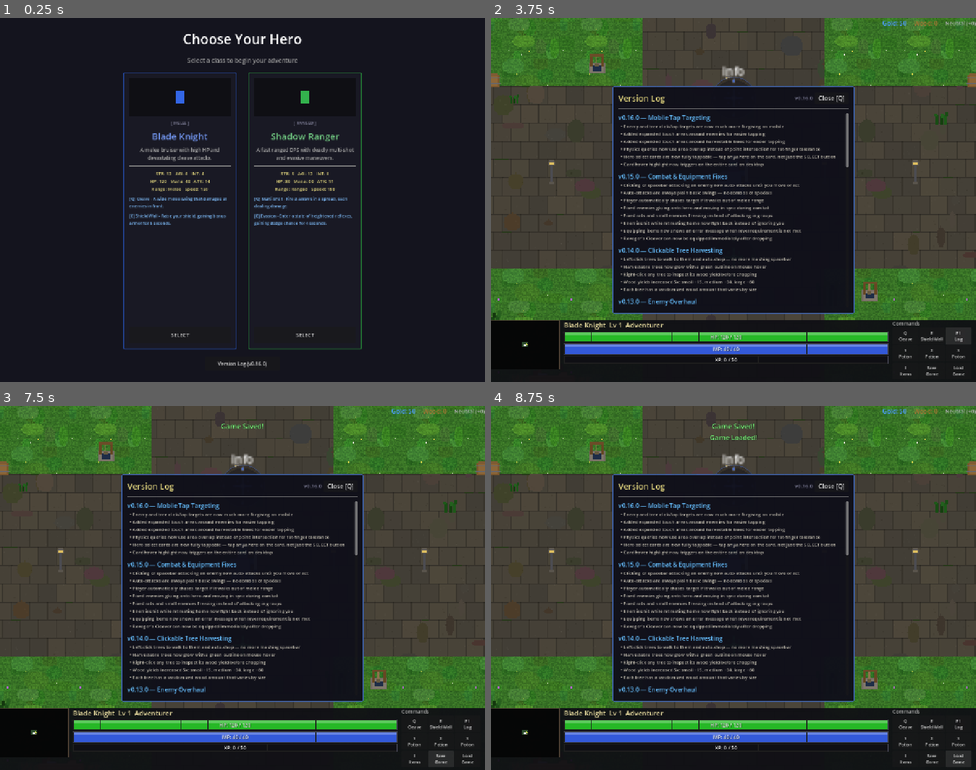
Above: before the commit, frames 1-4 (two rows, left to right).
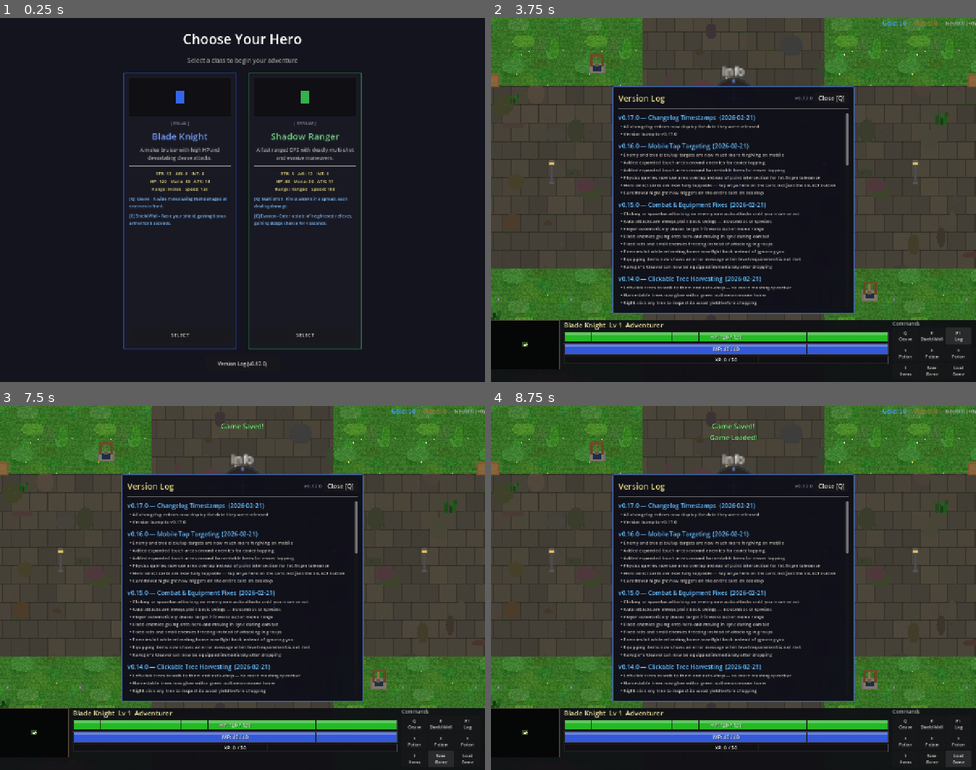
Above: after the commit, the same moments.

Repository: slxny/legends-open-rpg
Game: Godot game, scene res://scenes/main.tscn
Same seed, same stepped clock (60 frames per second), same inputs: the game is played once before the commit and once after it.
Inputs:
- Up to frame 1 (0.25 s): no input
- Up to frame 2 (3.75 s): click "Version Log (v0.16.0)" (after the commit: "Version Log (v0.17.0)") at 0.5 s; click "SELECT" at 1.25 s; click "Q Cleave" at 2 s; click "E Shield Wall" at 2.75 s; click "F1 Log" at 3.5 s
- Up to frame 3 (7.5 s): click "1 Potion" at 4.25 s; click "2 Potion" at 5 s; click "3 Potion" at 5.75 s; click "I Items" at 6.5 s; click "Save Game" at 7.25 s
- Up to frame 4 (8.75 s): click "Load Game" at 8 s

The runs differ from the first frame. In frame 1, less than 0.1% of the frame differs, in the area x 53-54%, y 94-96%; in frame 2, 6.6%, in the area x 26-74%, y 21-80%; in frame 3, 6.6%; in frame 4, 6.6%.

Commit message:
Bump version to v0.17.0 and add timestamps to all changelog entries
Each changelog entry now includes a date field displayed in the version
header, so players can see when each release was made.

https://claude.ai/code/session_01LCtUrjV1tHn8Veu3YoYXZ4

Diff:
--- a/scenes/hero_select/hero_select.gd
+++ b/scenes/hero_select/hero_select.gd
@@ -331,7 +331,7 @@
 	bottom_bar.alignment = BoxContainer.ALIGNMENT_CENTER
 
 	var version_btn = Button.new()
-	version_btn.text = "Version Log (v0.16.0)"
+	version_btn.text = "Version Log (v0.17.0)"
 	var ver_btn_w = 160 if _is_mobile else 200
 	var ver_btn_h = 32 if _is_mobile else 36
 	var ver_font_size = 11 if _is_mobile else 13
--- a/scenes/ui/changelog_dialog.gd
+++ b/scenes/ui/changelog_dialog.gd
@@ -8,12 +8,22 @@
 
 var _is_visible: bool = false
 
-const GAME_VERSION := "v0.16.0"
+const GAME_VERSION := "v0.17.0"
 
 const CHANGELOG: Array[Dictionary] = [
+	{
+		"version": "v0.17.0",
+		"title": "Changelog Timestamps",
+		"date": "2026-02-21",
+		"entries": [
+			"All changelog entries now display the date they were released",
+			"Version bump to v0.17.0",
+		]
+	},
 	{
 		"version": "v0.16.0",
 		"title": "Mobile Tap Targeting",
+		"date": "2026-02-21",
 		"entries": [
 			"Enemy and tree click/tap targets are now much more forgiving on mobile",
 			"Added expanded touch areas around enemies for easier tapping",
@@ -26,6 +36,7 @@
 	{
 		"version": "v0.15.0",
 		"title": "Combat & Equipment Fixes",
+		"date": "2026-02-21",
 		"entries": [
 			"Clicking or spacebar-attacking an enemy now auto-attacks until you move or act",
 			"Auto-attacks are always plain basic swings — no combos or specials",
@@ -40,6 +51,7 @@
 	{
 		"version": "v0.14.0",
 		"title": "Clickable Tree Harvesting",
+		"date": "2026-02-21",
 		"entries": [
 			"Left-click trees to walk to them and auto-chop — no more mashing spacebar",
 			"Harvestable trees now glow with a green outline on mouse hover",
@@ -51,6 +63,7 @@
 	{
 		"version": "v0.13.0",
 		"title": "Enemy Overhaul",
+		"date": "2026-02-21",
 		"entries": [
 			"Rats now aggressively pursue players with increased aggro range",
 			"Rats randomly alert to player presence even outside direct detection",
@@ -61,6 +74,7 @@
 	{
 		"version": "v0.12.0",
 		"title": "Music & Crafting",
+		"date": "2026-02-21",
 		"entries": [
 			"Town music now rotates between 5 completely different tracks every minute",
 			"Expanded town theme to 3:12 with 8 distinct sections",
@@ -71,6 +85,7 @@
 	{
 		"version": "v0.11.0",
 		"title": "Buildings & Resources",
+		"date": "2026-02-20",
 		"entries": [
 			"Added tree chopping system with wood resource collection",
 			"Added tavern building with wench visit mechanic (buff/debuff system)",
@@ -82,6 +97,7 @@
 	{
 		"version": "v0.10.0",
 		"title": "Performance & World",
+		"date": "2026-02-20",
 		"entries": [
 			"Massive performance overhaul across entire codebase",
 			"Fixed remaining performance hotspots across UI and gameplay systems",
@@ -93,6 +109,7 @@
 	{
 		"version": "v0.9.0",
 		"title": "Audio System",
+		"date": "2026-02-20",
 		"entries": [
 			"Added procedural audio system with SFX and ambient soundtrack",
 			"Overhauled attack SFX — replaced hollow sine waves with richer sounds",
@@ -103,6 +120,7 @@
 	{
 		"version": "v0.8.0",
 		"title": "Items & Combat",
+		"date": "2026-02-20",
 		"entries": [
 			"Simplified dash strike: diagonal keys + space",
 			"Massively expanded items, affixes, enemy types, and map population",
@@ -112,6 +130,7 @@
 	{
 		"version": "v0.7.0",
 		"title": "Smoothness & Polish",
+		"date": "2026-02-20",
 		"entries": [
 			"Added large rat swarms near town as starter mobs (15-20 per group)",
 			"Fixed hero jitter when idle and during charge attacks",
@@ -123,6 +142,7 @@
 	{
 		"version": "v0.6.0",
 		"title": "Combat Expansion",
+		"date": "2026-02-20",
 		"entries": [
 			"Added unit effects, right-click attack, and improved minion AI",
 			"Added special attack system: double-tap, triple-tap, charge, dash strike",
@@ -133,6 +153,7 @@
 	{
 		"version": "v0.5.0",
 		"title": "Movement & Animation",
+		"date": "2026-02-20",
 		"entries": [
 			"Smooth player movement with acceleration, walk bob, and lean",
 			"Added proper walk cycle animation replacing programmatic bob",
@@ -143,6 +164,7 @@
 	{
 		"version": "v0.4.0",
 		"title": "Controls",
+		"date": "2026-02-20",
 		"entries": [
 			"Arrow key direction now used for abilities (Q/E), not just mouse",
 			"Hold Space to auto-attack at normal cooldown rate",
@@ -153,6 +175,7 @@
 	{
 		"version": "v0.3.0",
 		"title": "World Expansion",
+		"date": "2026-02-20",
 		"entries": [
 			"Enlarged map to 12000x9000",
 			"Added enemy patrol behavior",
@@ -161,6 +184,7 @@
 	{
 		"version": "v0.2.0",
 		"title": "Core Architecture",
+		"date": "2026-02-20",
 		"entries": [
 			"Implemented SC:BW-style deterministic architecture with full game systems",
 			"Fixed parser and trigger system errors",
@@ -169,6 +193,7 @@
 	{
 		"version": "v0.1.0",
 		"title": "Initial Release",
+		"date": "2026-02-20",
 		"entries": [
 			"Fixed crash with Control nodes in Godot 4",
 			"Switched from isometric to simple top-down 2D",
@@ -197,9 +222,13 @@
 		child.queue_free()
 
 	for patch in CHANGELOG:
-		# Version header
+		# Version header with date
 		var header = Label.new()
-		header.text = "%s — %s" % [patch["version"], patch["title"]]
+		var date_str: String = patch.get("date", "")
+		if date_str != "":
+			header.text = "%s — %s  (%s)" % [patch["version"], patch["title"], date_str]
+		else:
+			header.text = "%s — %s" % [patch["version"], patch["title"]]
 		header.add_theme_font_size_override("font_size", 16)
 		header.add_theme_color_override("font_color", Color(0.4, 0.75, 1.0))
 		entries_container.add_child(header)
